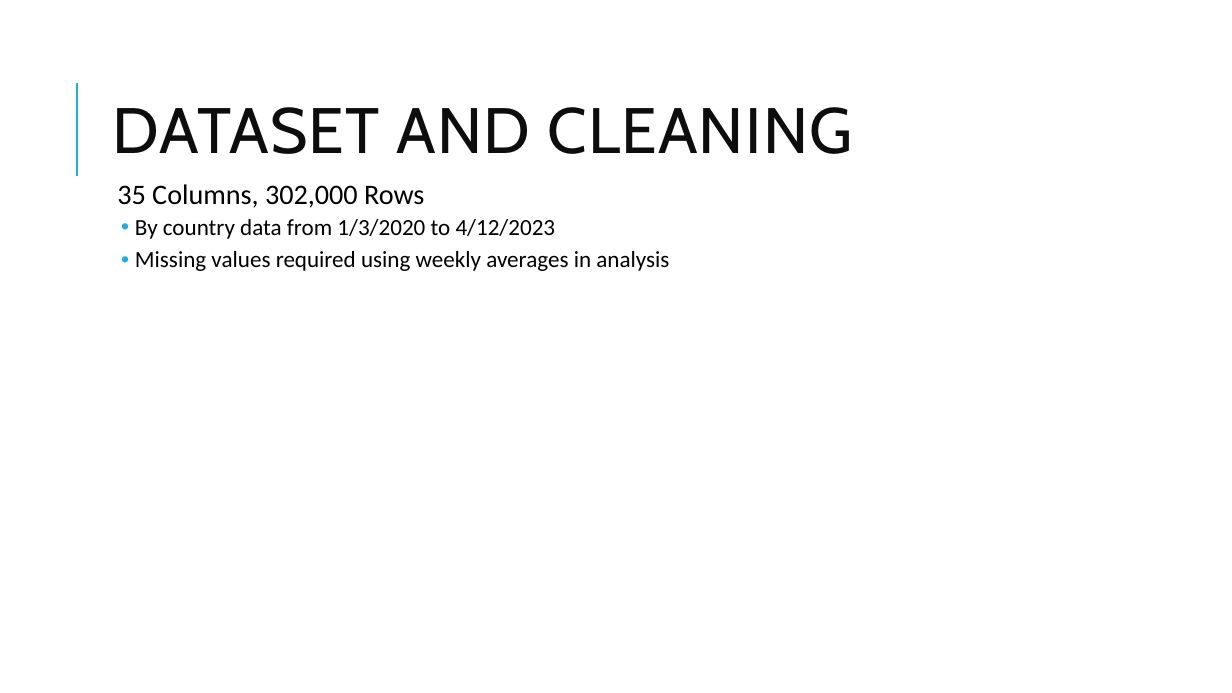
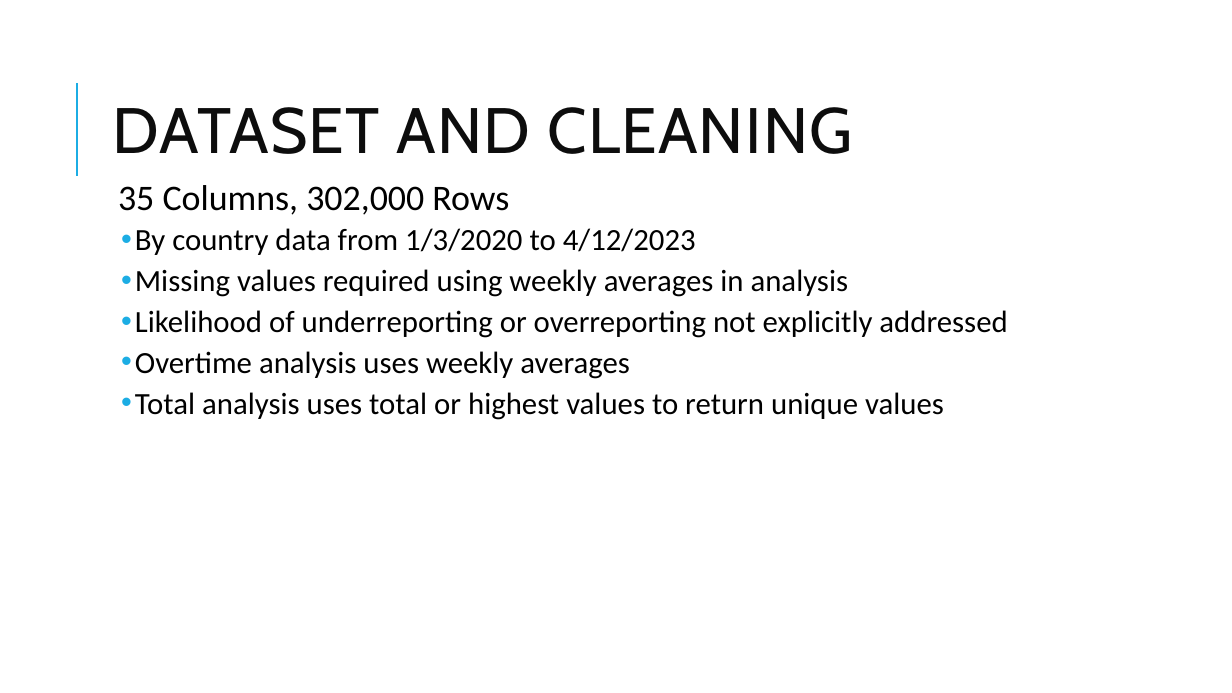
Before and after one commit to tralinde/covid_data_project, a slide deck: slide 4 of ppt/Covid Death Rates.pptx. Drawn at 1232x693 pixels with LibreOffice and Linux fonts; fonts in the diff are those of the drawing. Boxes give left, top, right and bottom in pixels: in the first picture for what was removed or moved away, otherwise in the second. Text is boxed around its words. In the diff, an @@ line names an element or a change of style, - is before the commit and + after.

```diff
--- a/ppt/Covid Death Rates.pptx
+++ b/ppt/Covid Death Rates.pptx
@@ text at <box>118,185,849,297</box>: size 22 to 28 pt in "35 Columns, 302,000 Rows"; size 18 to 24 pt in "By country data from 1/3/2020 to 4/12/2023", "Missing values required using weekly averages in ..." @@
@@ text at <box>135,310,1007,420</box>: paragraphs added @@
+  • Likelihood of underreporting or overreporting not explicitly addressed
+  • Overtime analysis uses weekly averages
+  • Total analysis uses total or highest values to return unique values
```
Also in this commit, not shown: 7 other slides changed, 7 other files.
